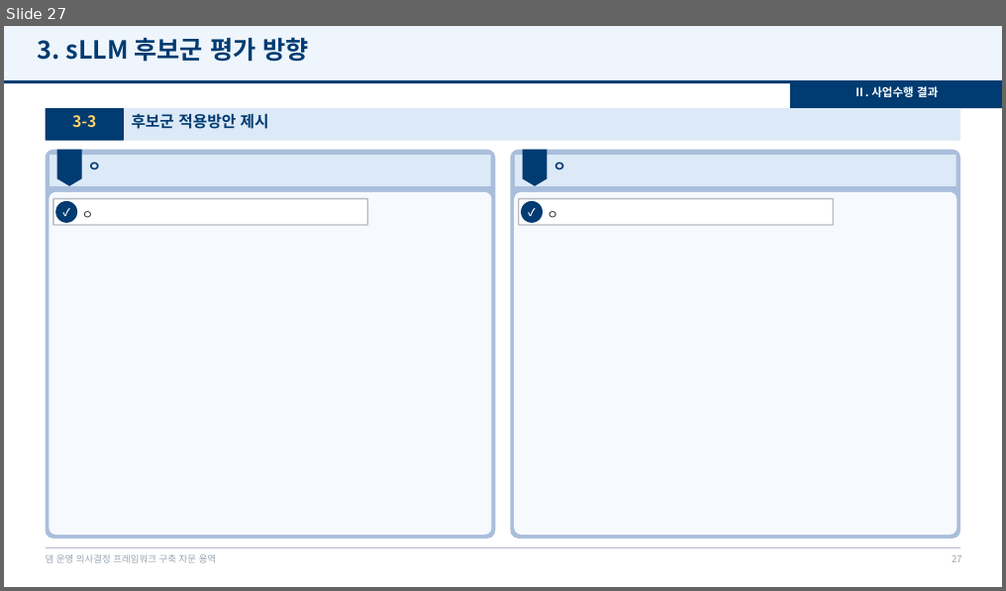
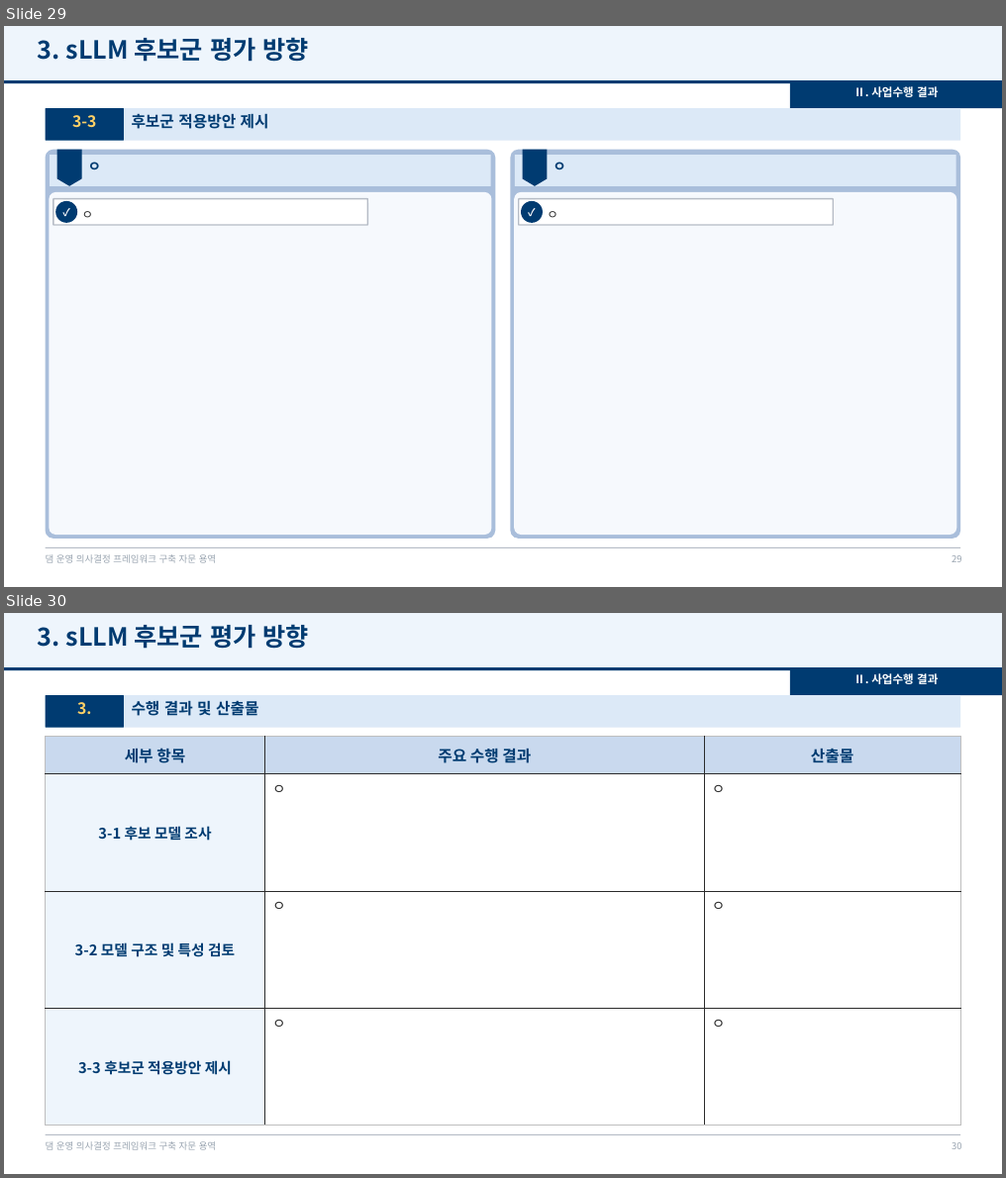
Before and after one commit to mkm1119/KGRAG-LLM, a slide deck: project_khnp/2026.12.09_최종보고회_발표자료_템플릿.pptx. Shown one above the other, each under a label of ours: slide 27 before the commit, slides 29 and 30 after it. The pictures are 1006x591 and 1006x1178 pixels, drawn with LibreOffice and Linux fonts; fonts in the diff are those of the drawing; background and template pictures are left out. Boxes give left, top, right and bottom in pixels: in the first picture for what was removed or moved away, otherwise in the second. Text is boxed around its words. In the diff, an @@ line names an element or a change of style, - is before the commit and + after.

```diff
--- a/project_khnp/2026.12.09_최종보고회_발표자료_템플릿.pptx
+++ b/project_khnp/2026.12.09_최종보고회_발표자료_템플릿.pptx
@@ slide 30 added at (4,613,1002,1174), background #FFFFFF; not listed: 4 template elements that a slide beside it also shows @@
@@ text added at (38,624,309,649), 24 pt, text #003B71, bold @@
+3. sLLM 후보군 평가 방향
@@ rectangle added at (790,670,1002,695), fill #003B71 @@
@@ rounded rectangle added at (46,695,960,728), fill #DCE9F7 @@
@@ rounded rectangle added at (46,695,124,728), fill #003B71 @@
@@ text added at (132,700,258,716), 15 pt, text #003B71, bold @@
+수행 결과 및 산출물
@@ text added at (853,673,938,684), 11 pt, text #FFFFFF, bold @@
+Ⅱ. 사업수행 결과
@@ text added at (77,702,91,715), 15 pt, text #FFD166, bold @@
+3.
@@ table added at (46,737,960,1126), 4 rows, 3 columns @@
+세부 항목 | 주요 수행 결과 | 산출물
+3-1 후보 모델 조사 | ㅇ | ㅇ
+3-2 모델 구조 및 특성 검토 | ㅇ | ㅇ
+3-3 후보군 적용방안 제시 | ㅇ | ㅇ
@@ page number added at (951,1143,961,1150), 9 pt, text #9AA5B1 @@
+30
@@ what was slide 27 is now slide 29 @@
@@ page number at (951,556,961,563): text changed @@
-27
+29
```
Also in this commit, not shown: 1 slide changed, 3 other slides added, 1 other file.
